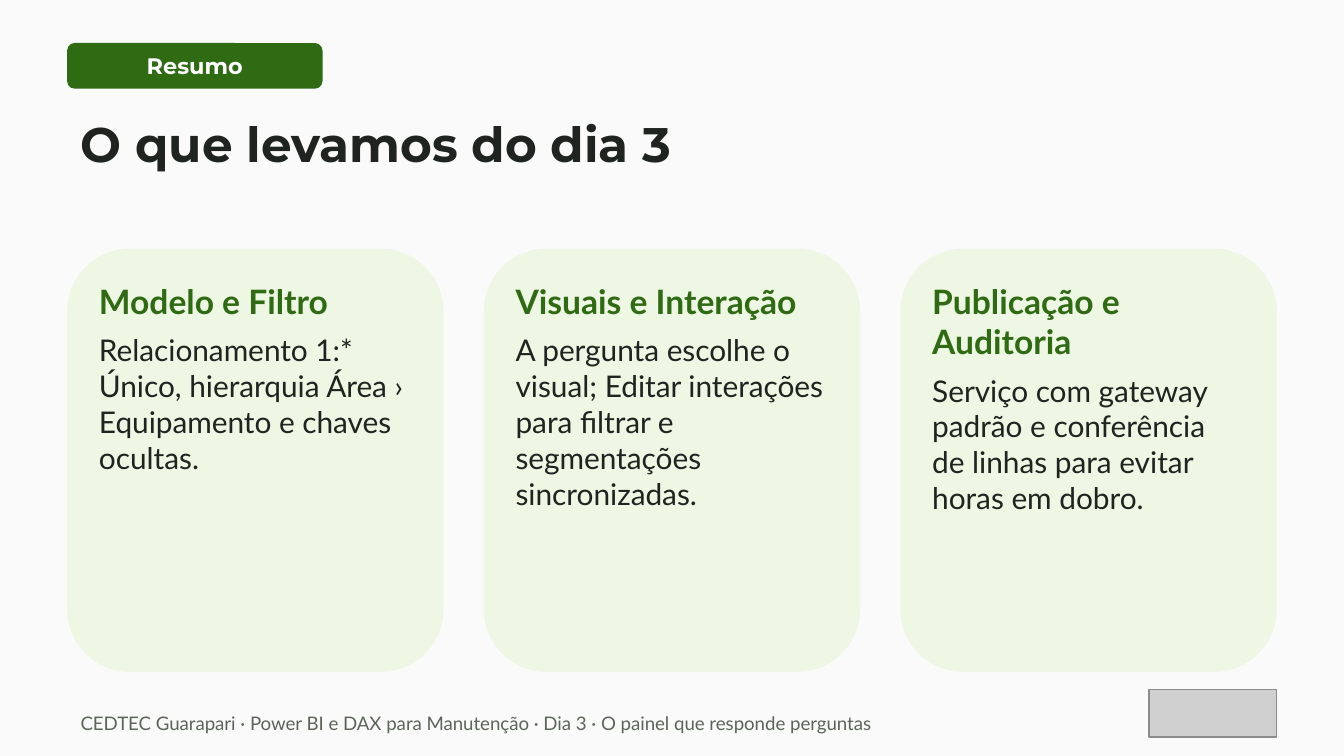
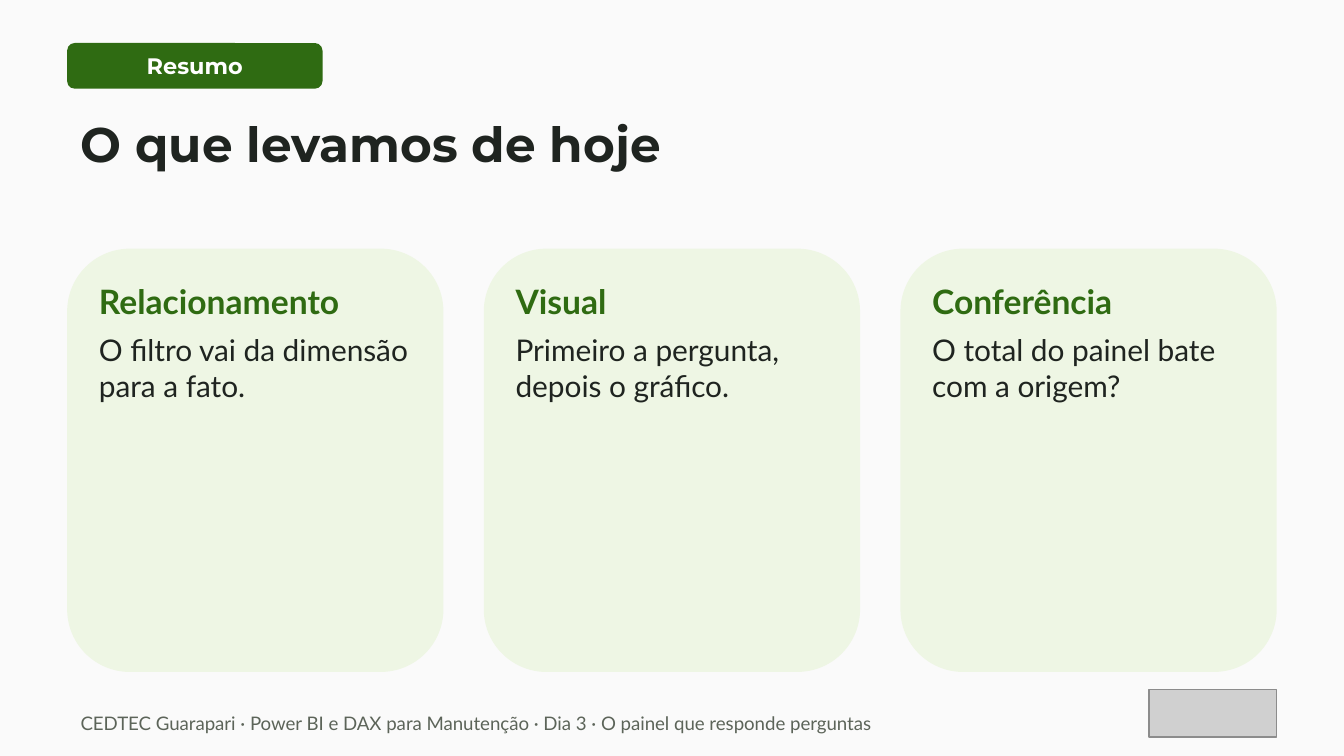
Before and after one commit to IsraelMdc/Curso_PowerBI_Dax, a slide deck: slide 25 of Aulas/Power BI e DAX para Manutenção — Dia 3 · O painel que responde perguntas.pptx (slide 34 before the commit). Drawn at 1344x756 pixels with LibreOffice and Linux fonts; fonts in the diff are those of the drawing; grey boxes stand for pictures. Boxes give left, top, right and bottom in pixels: in the first picture for what was removed or moved away, otherwise in the second. Text is boxed around its words. In the diff, an @@ line names an element or a change of style, - is before the commit and + after.

```diff
--- a/Aulas/Power BI e DAX para Manutenção — Dia 3 · O painel que responde perguntas.pptx
+++ b/Aulas/Power BI e DAX para Manutenção — Dia 3 · O painel que responde perguntas.pptx
@@ text at box(81, 124, 661, 172): text changed @@
-O que levamos do dia 3
+O que levamos de hoje
@@ text in rounded rectangle at box(99, 289, 408, 402): text changed @@
-Modelo e Filtro
-Relacionamento 1:* Único, hierarquia Área › Equipamento e chaves ocultas.
+Relacionamento
+O filtro vai da dimensão para a fato.
@@ text in rounded rectangle at box(516, 289, 780, 403): text changed @@
-Visuais e Interação
-A pergunta escolhe o visual; Editar interações para filtrar e segmentações sincronizadas.
+Visual
+Primeiro a pergunta, depois o gráfico.
@@ text in rounded rectangle at box(932, 289, 1216, 403): text changed @@
-Publicação e Auditoria
-Serviço com gateway padrão e conferência de linhas para evitar horas em dobro.
+Conferência
+O total do painel bate com a origem?
```
Also in this commit, not shown: 24 other slides changed, 1 slide added, 10 slides removed, 4 other files.
